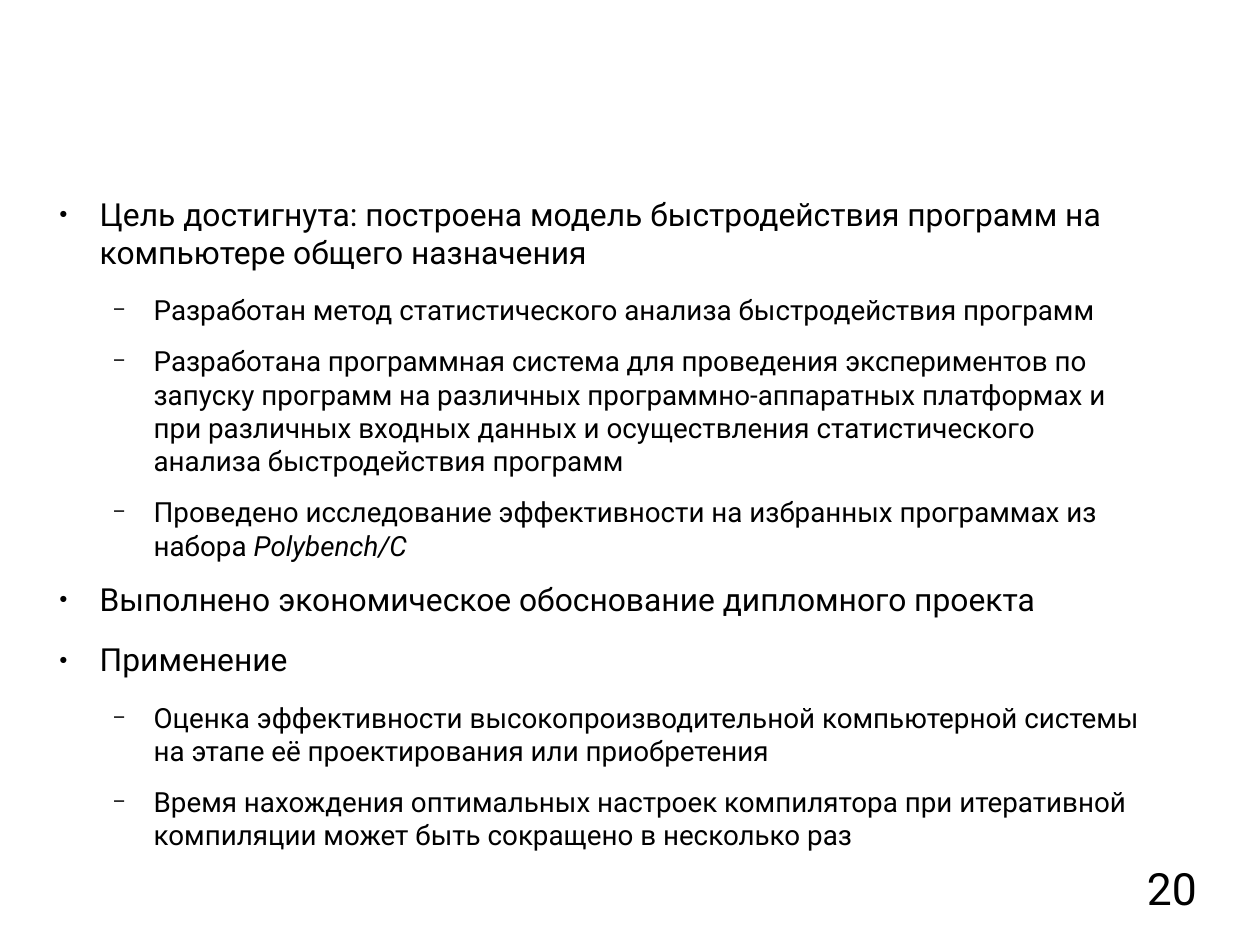
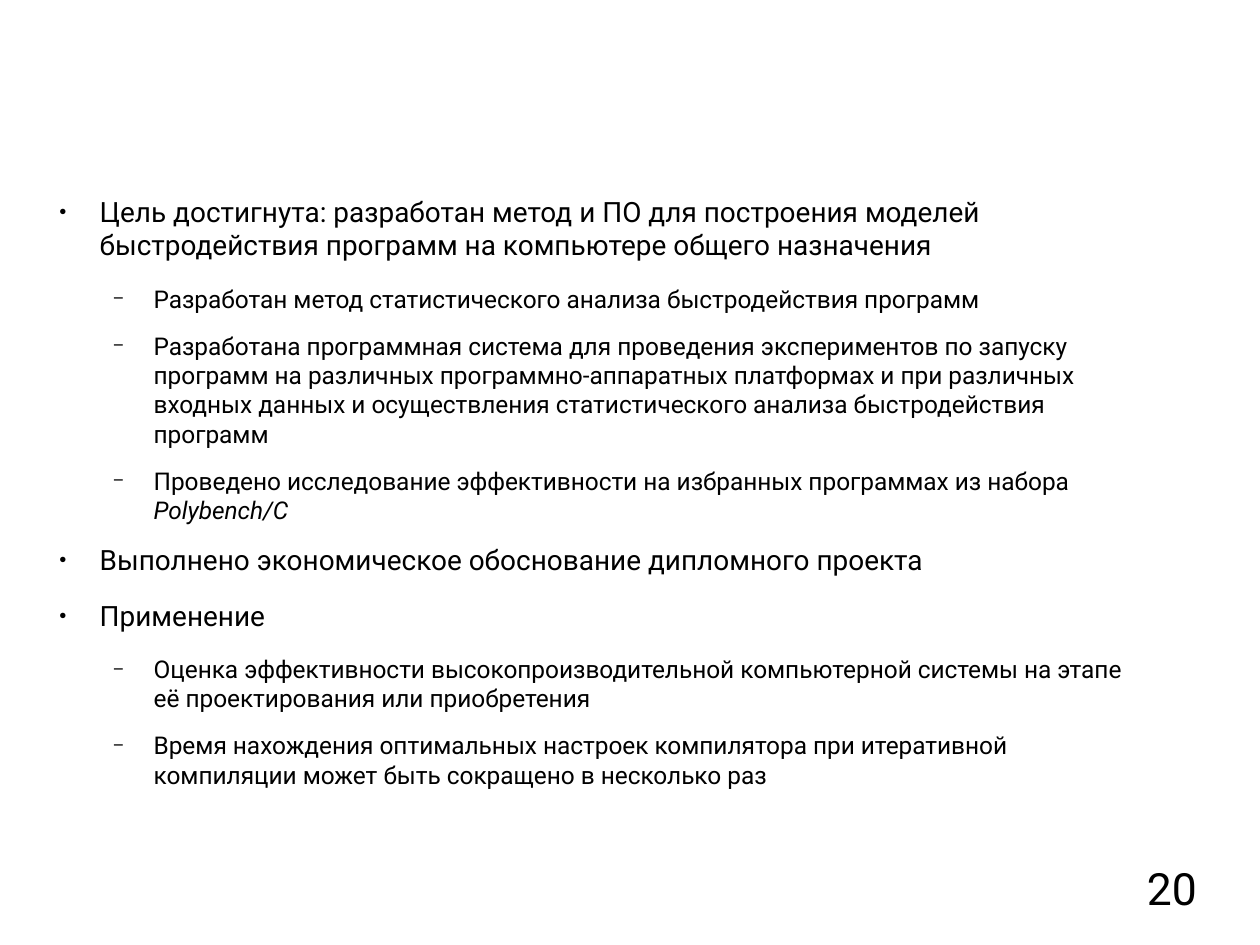
Before and after one commit to mkpankov/adaptor, a slide deck: slide 20 of diploma/defense/brochure.odp. Drawn at 1260x945 pixels with LibreOffice and Linux fonts; fonts in the diff are those of the drawing; background and template pictures are left out. Boxes give left, top, right and bottom in pixels: in the first picture for what was removed or moved away, otherwise in the second. Text is boxed around its words. In the diff, an @@ line names an element or a change of style, - is before the commit and + after.

```diff
--- a/diploma/defense/brochure.odp
+++ b/diploma/defense/brochure.odp
@@ text at <box>100,200,980,261</box>: text changed; size 20 to 17.6 pt @@
-● Цель достигнута: построена модель быстродействия программ на компьютере общего назначения
+● Цель достигнута: разработан метод и ПО для построения моделей быстродействия программ на компьютере общего назначения
@@ text at <box>100,289,1121,789</box>: size 17.4 to 15.3 pt in "Разработан метод статистического анализа быстродействия прог ...", "Разработана программная система для проведения экспериментов ...", "Проведено исследование эффективности на избранных программах ...", "Оценка эффективности высокопроизводительной компьютерной сис ..." and 1 more places; size 20 to 17.6 pt in "Выполнено экономическое обоснование дипломного проекта", "Применение" @@
```
Also in this commit, not shown: 9 other slides changed.
